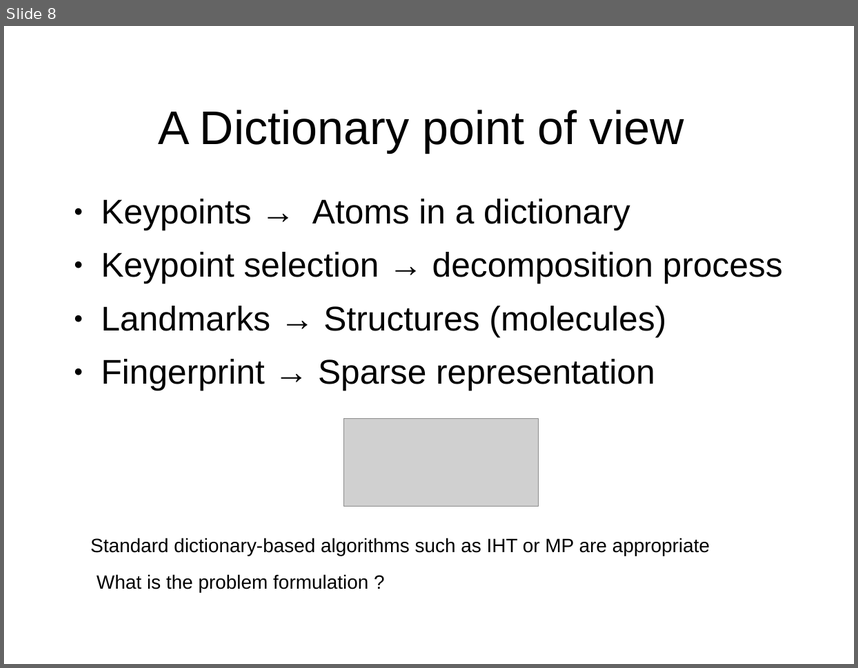
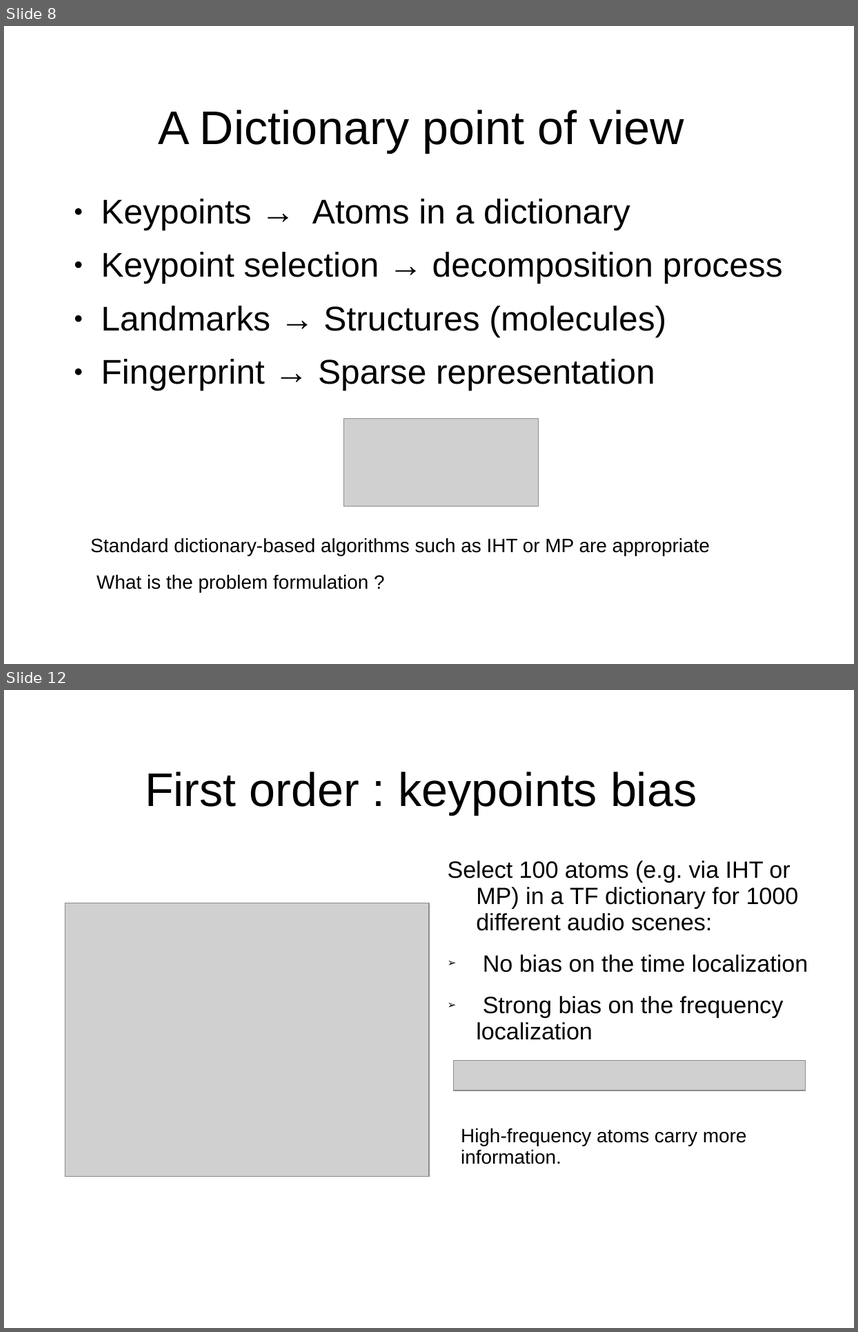
Before and after one commit to mmoussallam/audio-sketch, a slide deck: src/icassp14_fgpt/icassp14/slides.ppt. Shown one above the other, each under a label of ours: slide 8 before the commit, slides 8 and 12 after it; the slides between them are not shown. The pictures are 858x668 and 858x1332 pixels, drawn with LibreOffice and Linux fonts; fonts in the diff are those of the drawing; grey boxes stand for pictures; background and template pictures are left out. Boxes give left, top, right and bottom in pixels: in the first picture for what was removed or moved away, otherwise in the second. Text is boxed around its words. In the diff, an @@ line names an element or a change of style, - is before the commit and + after.

```diff
--- a/src/icassp14_fgpt/icassp14/slides.ppt
+++ b/src/icassp14_fgpt/icassp14/slides.ppt
@@ slide 12 added at <box>4,690,854,1328</box>, background picture (left out) @@
@@ title added at <box>145,771,697,815</box>, 44 pt, text #000000 @@
+First order : keypoints bias
@@ text added at <box>448,860,809,1040</box>, 22 pt, text #000000 @@
+Select 100 atoms (e.g. via IHT or MP) in a TF dictionary for 1000 different audio scenes:
+➢ No bias on the time localization
+➢ Strong bias on the frequency localization
@@ picture added at <box>65,903,429,1176</box> @@
@@ picture added at <box>454,1061,806,1090</box> @@
@@ text added at <box>461,1127,747,1164</box>, 18 pt, text #000000 @@
+High-frequency atoms carry more information.
```
Also in this commit, not shown: 2 slides changed, 8 other slides added, 6 other files.
